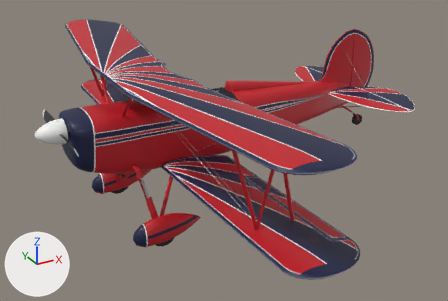
The glTF model unity/Assets/_Project/Resources/Models/great-lakes-like/great-lakes-like-own-red-sunburst.glb, before and after one commit.
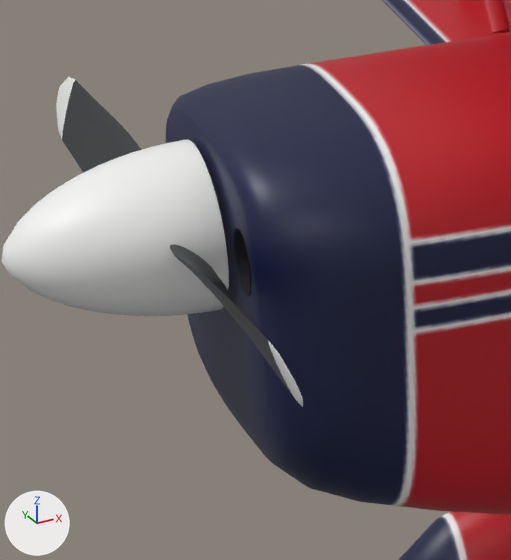
Old and new are each drawn whole from a 50 mm camera at (-2.68, -8.44, 3.35) aimed at (1.89, -0.13, -0.8) and again close up on the part from 8% to 24% of the width and 32% to 60% of the height. Lighting does not change. The marker at lower left points along +X, +Y and +Z. The last two pictures show the newer version. Where no turn or scale is listed for an object, it has been applied to the vertices. Vertices at exactly the same position are counted once.

Names of what the first close-up shows: 'Engine', 'Fuselage_Painted', 'Prop', 'Spinner', 'Strut_Cabane', 'Wheel_Pant_R', 'Wing_Lower'.
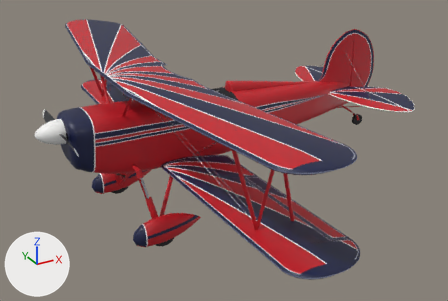
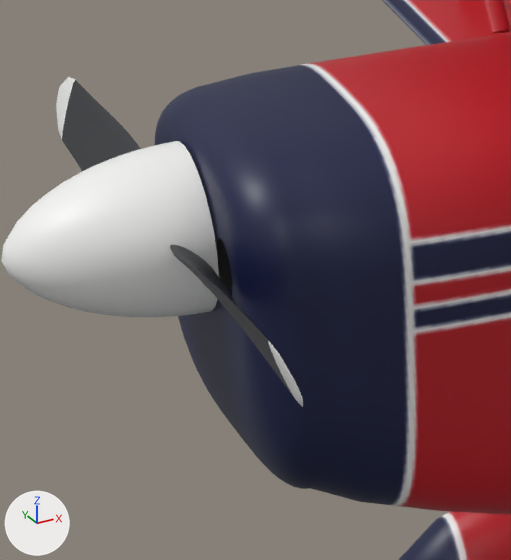
The change in detail:
me_fuselage is used by ob_fuselage_painted; location (0.0, 0.0, 0.0).
me_fuselage had 2220 vertices, 4376 faces and spanned x -0.66..4.57, y -0.44..0.45, z -0.82..0.25.
me_fuselage now has 2508 vertices, 4952 faces and spans x -0.69..4.57, y -0.44..0.45, z -0.82..0.25.
me_fuselage part 1: 194 vertices moved from x -0.66..-0.6, y -0.39..0.4, z -0.53..0.23 to x -0.67..-0.59, y -0.41..0.41, z -0.56..0.23; 83 vertices removed from x -0.66..-0.6, y -0.33..0.33, z -0.41..0.23; 371 vertices added at x -0.69..-0.59, y -0.38..0.38, z -0.49..0.24.
me_fuselage part 2: 201 kept faces spanning x -0.67..-0.57, y -0.4..0.4, z -0.56..0.23 get new texture (UV) coordinates.
me_fuselage part 3: 20 faces spanning x -0.67..-0.6, y -0.35..0.0, z 0.15..0.23 switch from mat_paint_gl_side_l (picture img_gl_side_l) to mat_paint_gl_fus_top (picture img_gl_fus_top).
me_fuselage part 4: 26 faces spanning x -0.62..-0.57, y -0.34..0.0, z -0.56..-0.48 switch from mat_paint_gl_side_l (picture img_gl_side_l) to mat_paint_gl_fus_bot (picture img_gl_fus_bot).
me_spinner is used by ob_spinner; location (0.0, 0.0, 0.0).
me_spinner had 337 vertices, 670 faces and spanned x -1.1..-0.675, y -0.185..0.185, z -0.185..0.185.
me_spinner now has 337 vertices, 670 faces and spans x -1.1..-0.696, y -0.185..0.185, z -0.185..0.185.
me_spinner part 5: the whole mesh is scaled about its middle by (0.951, 1, 1), then moved by (-0.011, 0.0, 0.0).
me_engine has 440 vertices, 720 faces and spans x -0.7..0.175, y -0.41..0.41, z -0.69..0.13.
me_engine is used by ob_engine; location (0.0, 0.0, 0.0).
me_engine part 6: the loose piece of 48 vertices spanning x -0.662..-0.58, y -0.305..-0.195, z -0.075..0.075 is scaled about its middle by (1, 0.873, 0.88), then moved by (-0.03, 0.035, -0.02).

Location of each change, [x1, y1, x2, y2] in pixels of the close-ups (511 x 560 px; the box of a moved part takes in the faces that stretch with it):
'Fuselage_Painted', reshaped
    before: [166, 33, 511, 515]
    after: [155, 33, 511, 515]
'Spinner', rescaled
    before: [2, 139, 229, 316]
    after: [1, 141, 219, 317]
part 1 of me_fuselage, built on
    before: [166, 84, 322, 479]
    after: [155, 84, 322, 479]
part 2 of me_fuselage, surface changed
    before: [170, 104, 312, 488]
    after: [205, 143, 312, 489]
part 3 of me_fuselage, recoloured
    before: [220, 157, 260, 202]
    after: [205, 143, 275, 201]
part 4 of me_fuselage, recoloured
    before: [239, 421, 312, 488]
    after: [285, 482, 312, 489]
part 6 of me_engine, moved or reshaped
    before: [234, 228, 251, 297]
    after: [217, 238, 232, 296]
